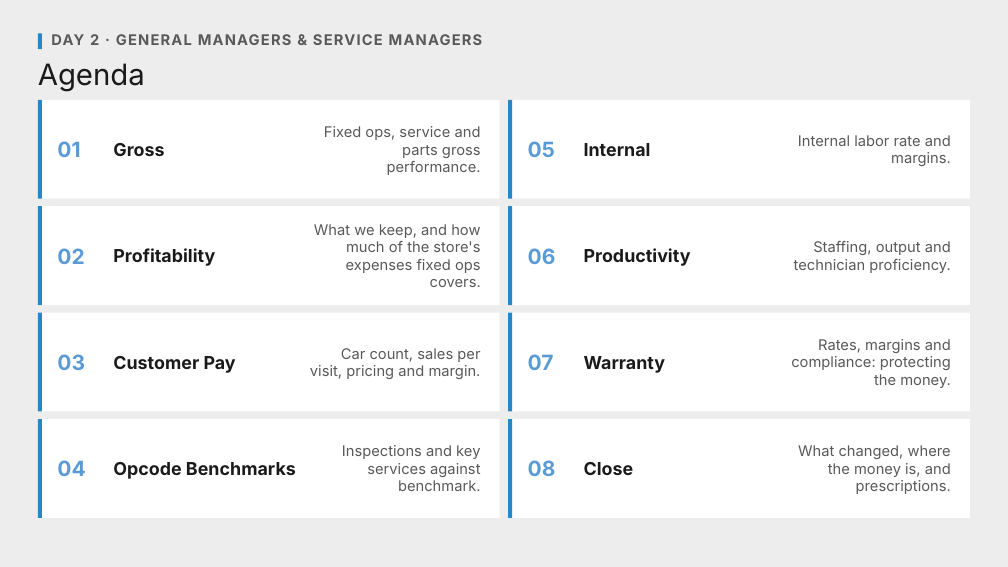
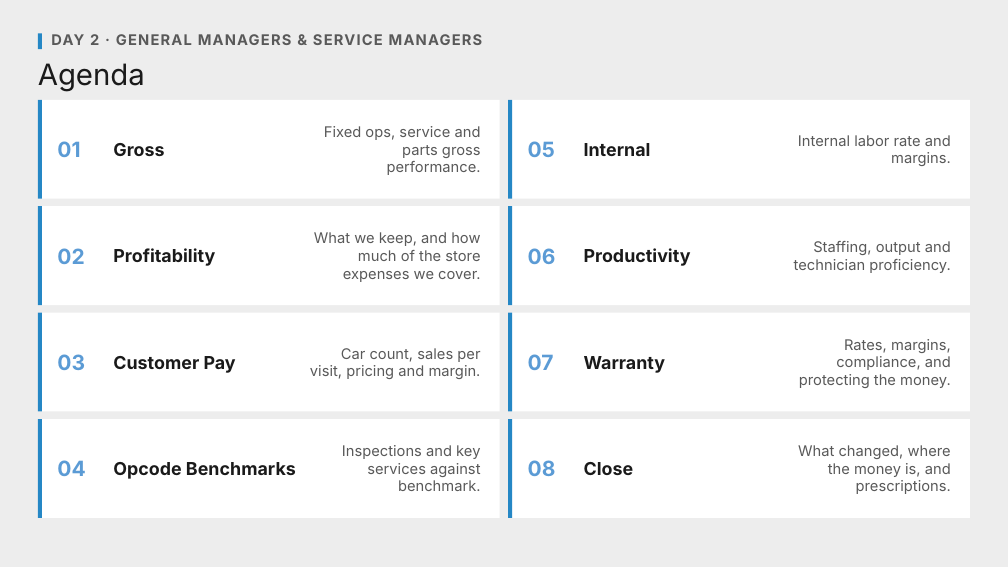
Before and after one commit to Ndresner/Noah, a slide deck: slide 2 of day2-deck/decks/Day 2 Opening - Day 1 Style.pptx. Drawn at 1008x567 pixels with LibreOffice and Linux fonts; fonts in the diff are those of the drawing. Boxes give left, top, right and bottom in pixels: in the first picture for what was removed or moved away, otherwise in the second. Text is boxed around its words. In the diff, an @@ line names an element or a change of style, - is before the commit and + after.

```diff
--- a/day2-deck/decks/Day 2 Opening - Day 1 Style.pptx
+++ b/day2-deck/decks/Day 2 Opening - Day 1 Style.pptx
@@ text at (x1=314, y1=232, x2=480, y2=282): text changed @@
-What we keep, and how much of the store's expenses fixed ops covers.
+What we keep, and how much of the store expenses we cover.
@@ text at (x1=799, y1=339, x2=951, y2=388): text changed @@
-Rates, margins and compliance: protecting the money.
+Rates, margins, compliance, and protecting the money.
```
Also in this commit, not shown: 5 other files.
